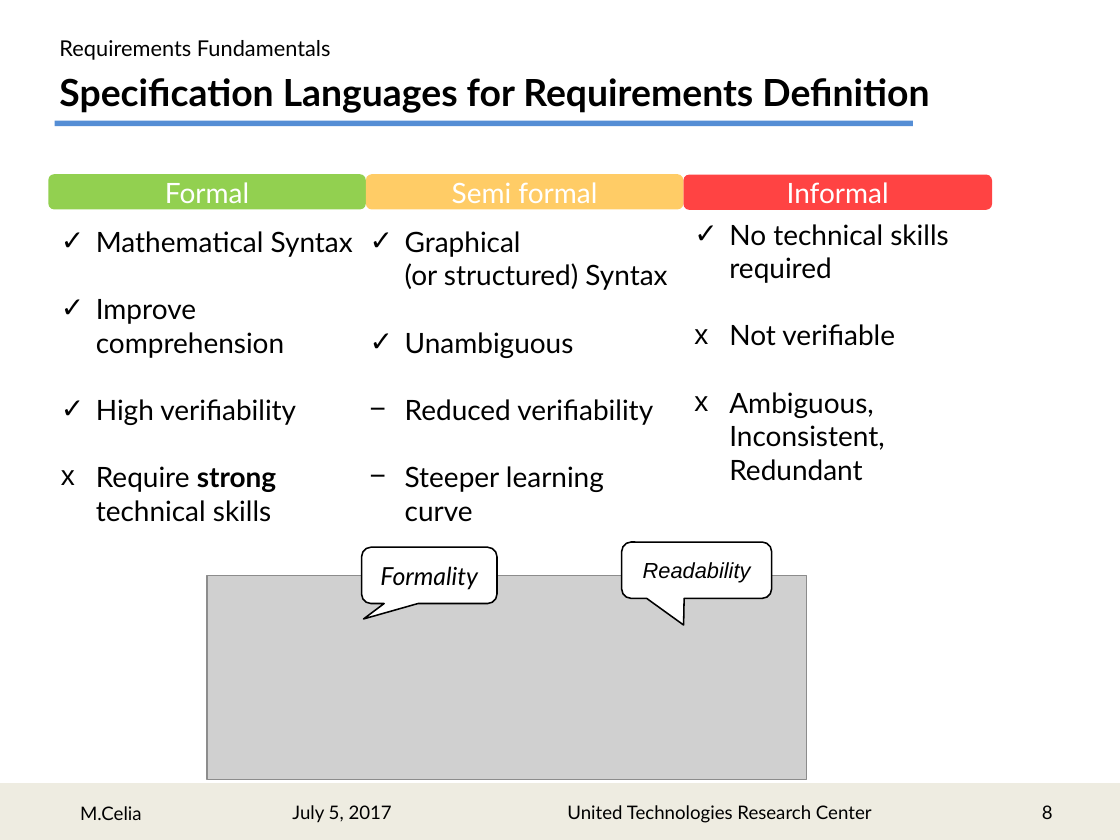
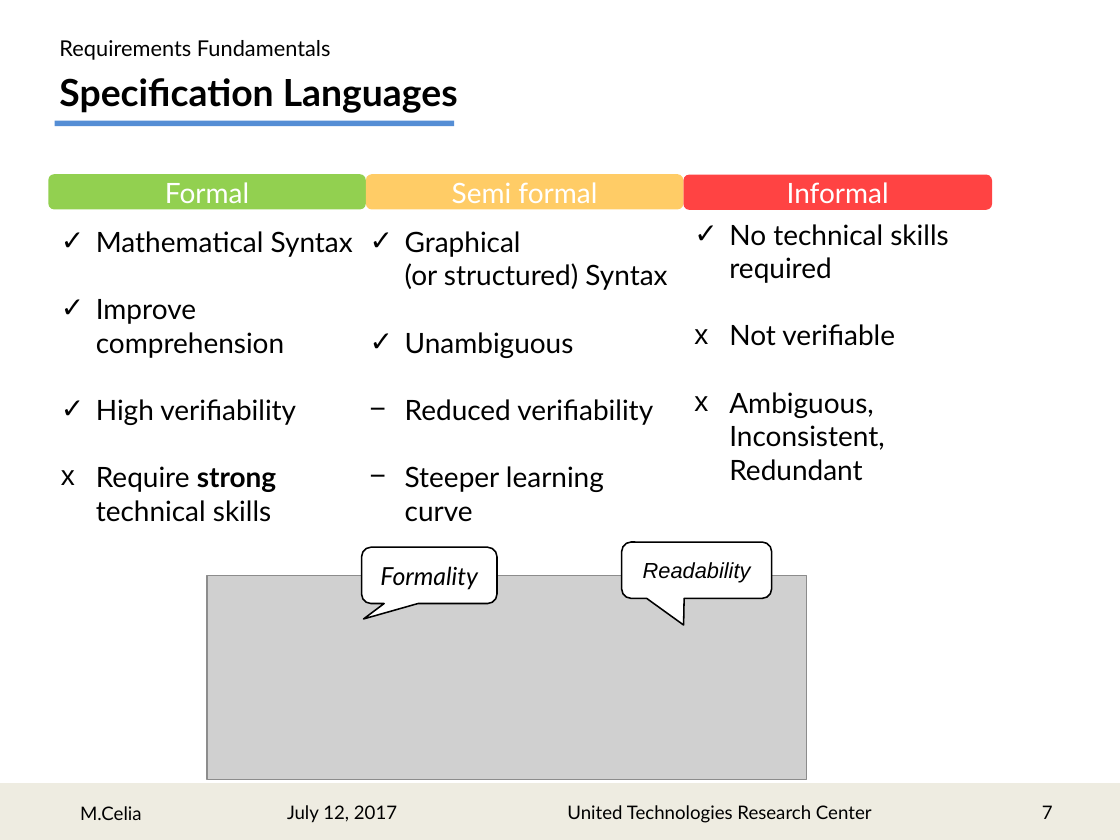
Before and after one commit to marcocelia/Master-Thesis, a slide deck: slide 7 of Presentation/RMpresentation_r1.pptx (slide 8 before the commit). Drawn at 1120x840 pixels with LibreOffice and Linux fonts; fonts in the diff are those of the drawing; grey boxes stand for pictures. Boxes give left, top, right and bottom in pixels: in the first picture for what was removed or moved away, otherwise in the second. Text is boxed around its words. In the diff, an @@ line names an element or a change of style, - is before the commit and + after.

```diff
--- a/Presentation/RMpresentation_r1.pptx
+++ b/Presentation/RMpresentation_r1.pptx
@@ text at (59,78,458,113): text changed @@
-Specification Languages for Requirements Definition
+Specification Languages
@@ rectangle: place and size @@
-rectangle at (55,121,913,127)
+rectangle at (55,121,455,127)
@@ text at (287,805,397,823): text changed @@
-July 5, 2017
+July 12, 2017
@@ page number at (1042,805,1053,819): text changed @@
-8
+7
```
Also in this commit, not shown: 27 other slides changed, 1 slide added, 1 slide removed, 12 other files.
